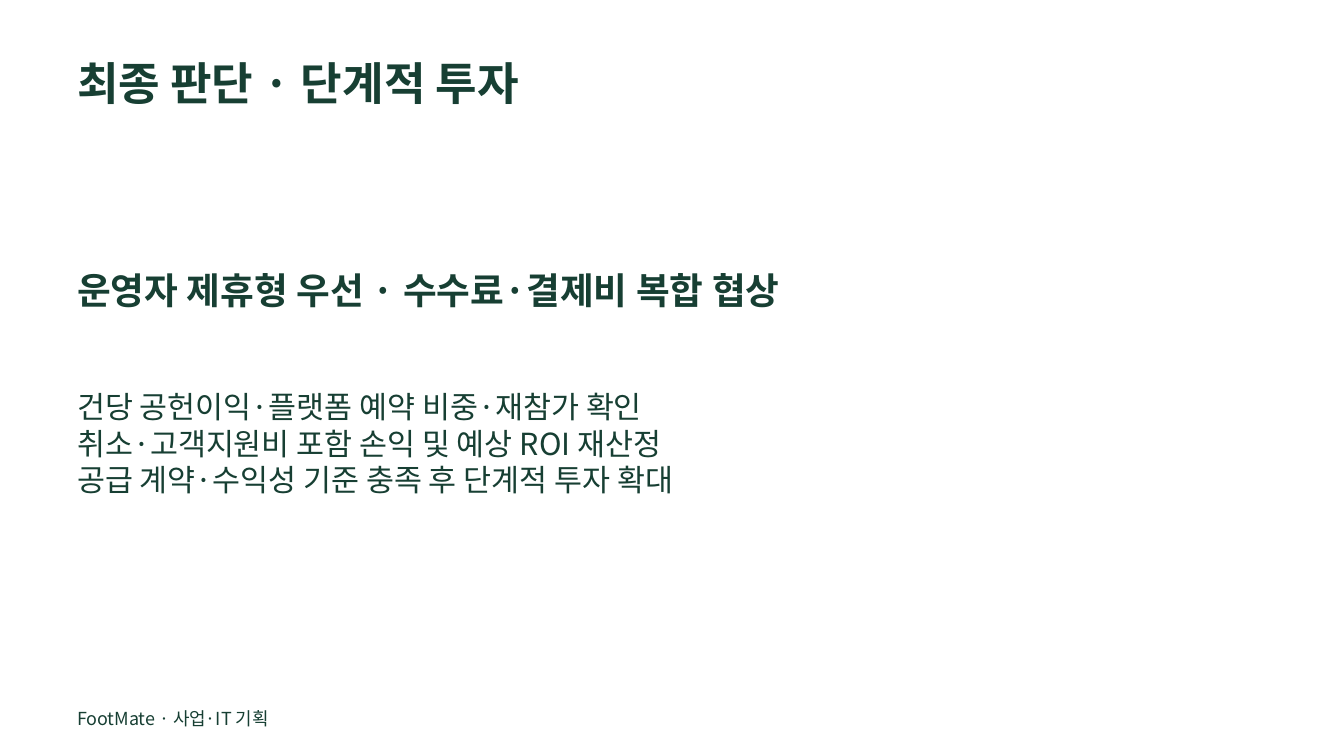
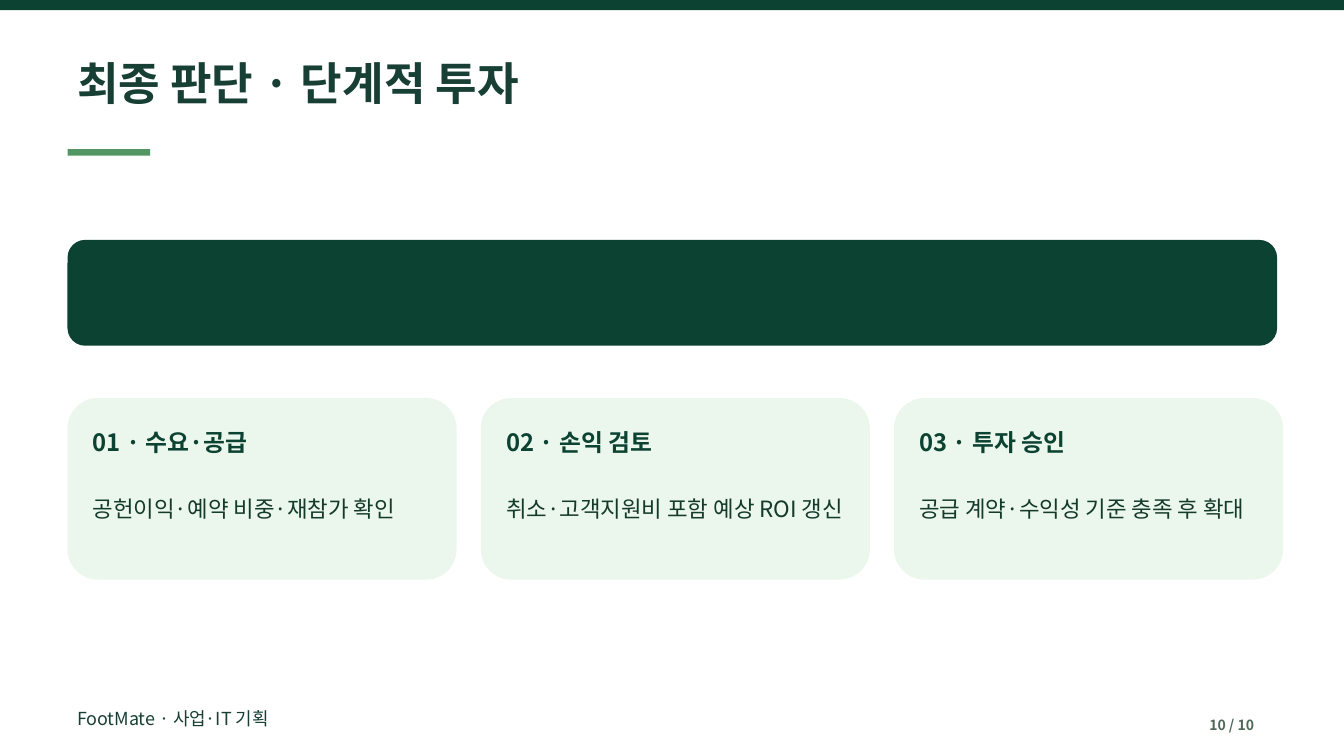
Before and after one commit to dohyunkimmm/footmate, a slide deck: slide 10 of src/case-study/downloads/footmate_report.pptx. Drawn at 1344x756 pixels with LibreOffice and Linux fonts; fonts in the diff are those of the drawing. Boxes give left, top, right and bottom in pixels: in the first picture for what was removed or moved away, otherwise in the second. Text is boxed around its words. In the diff, an @@ line names an element or a change of style, - is before the commit and + after.

```diff
--- a/src/case-study/downloads/footmate_report.pptx
+++ b/src/case-study/downloads/footmate_report.pptx
@@ rectangle added at [0, 0, 1344, 10], fill #0B4231 @@
@@ rectangle added at [68, 149, 150, 156], fill #539664 @@
@@ rounded rectangle added at [68, 240, 1277, 346], fill #0B4231 @@
@@ text removed at [77, 273, 780, 308] @@
-운영자 제휴형 우선 · 수수료·결제비 복합 협상
@@ rounded rectangle added at [68, 398, 457, 580], fill #EBF6EC @@
@@ text removed at [77, 392, 673, 494] @@
-건당 공헌이익·플랫폼 예약 비중·재참가 확인
-취소·고객지원비 포함 손익 및 예상 ROI 재산정
-공급 계약·수익성 기준 충족 후 단계적 투자 확대
@@ rounded rectangle added at [481, 398, 870, 580], fill #EBF6EC @@
@@ rounded rectangle added at [894, 398, 1284, 580], fill #EBF6EC @@
@@ text added at [93, 431, 248, 453], 17 pt, text #0B4231, bold @@
+01 · 수요·공급
@@ text added at [506, 431, 652, 453], 17 pt, text #0B4231, bold @@
+02 · 손익 검토
@@ text added at [919, 431, 1066, 453], 17 pt, text #0B4231, bold @@
+03 · 투자 승인
@@ text added at [93, 498, 395, 519], 16 pt, text #143A2A @@
+공헌이익·예약 비중·재참가 확인
@@ text added at [506, 498, 843, 519], 16 pt, text #143A2A @@
+취소·고객지원비 포함 예상 ROI 갱신
@@ text added at [919, 498, 1244, 519], 16 pt, text #143A2A @@
+공급 계약·수익성 기준 충족 후 확대
@@ text added at [1209, 719, 1254, 730], 10 pt, text #4F6958, bold @@
+10 / 10
```
Also in this commit, not shown: 9 other slides changed, 7 other files.
